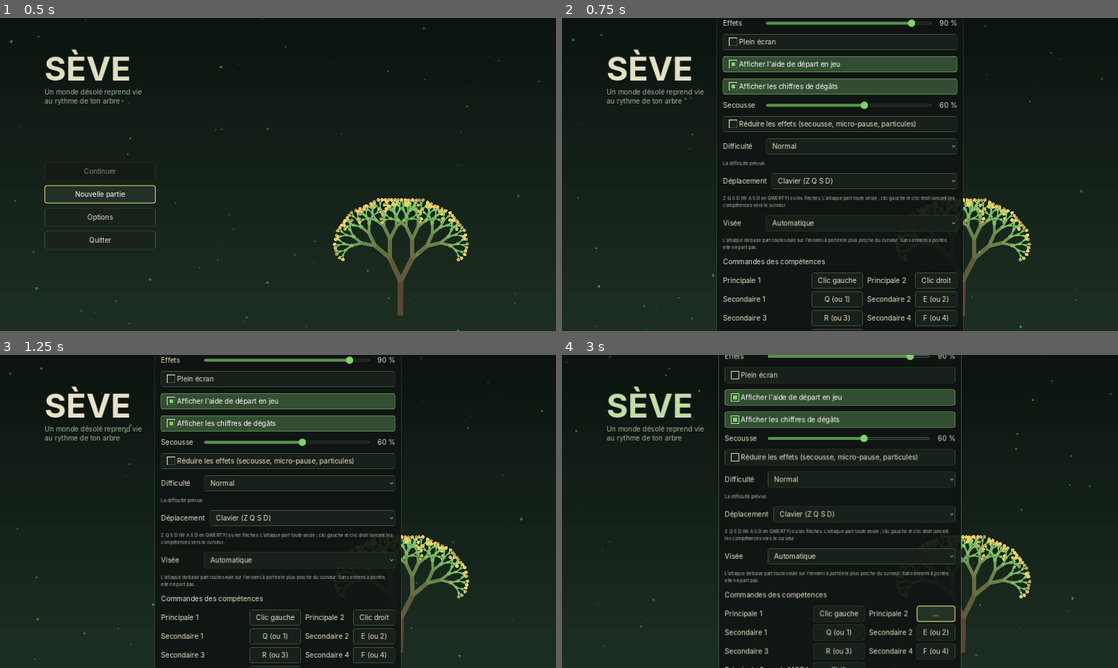
Above: before the commit, frames 1-4 (two rows, left to right).
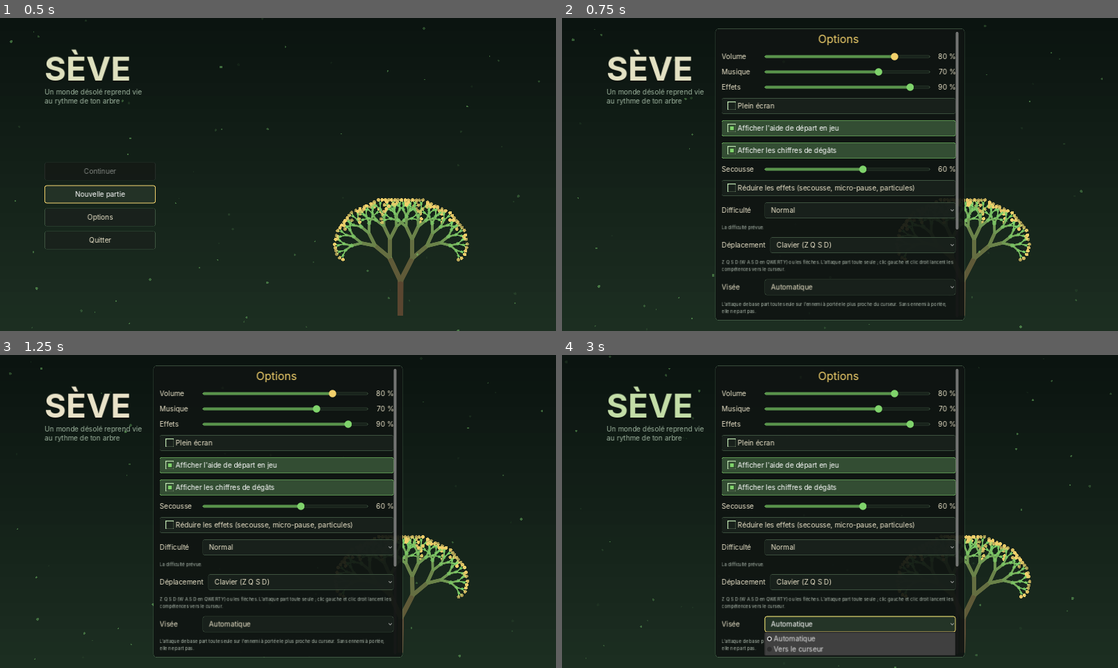
Above: after the commit, the same moments.

Repository: Dranto/Tree
Game: Godot game, scene res://scenes/title.tscn
The game is run twice, just before and just after one commit, with the same random seed, the same clock (stepped at 60 frames per second) and the same inputs.
Inputs (mouse positions are in pixels of both pictures, inside the frame that each line leads up to):
- Up to frame 1 (0.5 s): no input
- Up to frame 2 (0.75 s): click "Options" at 0.5 s
- Up to frame 3 (1.25 s): no input
- Up to frame 4 (3 s): click (840, 617) at 1.25 s, where only the run before the commit has a clickable "Clic gauche"; click (928, 614) at 2 s, where only the run before the commit has a clickable "Clic droit"; click (934, 617) at 2.75 s, where only the run before the commit has a clickable "Clic droit"

Frame 1 is identical in both runs. In frame 2, 16% of the frame differs, in the area x 27-73%, y 0-100%; in frame 3, 15%; in frame 4, 19%.

Commit message:
Attaque automatique : options qui défilent en 1280x720, libellés courts des clics dans la barre, références régénérées
Co-Authored-By: Claude Opus 5.5 <noreply@anthropic.com>
Claude-Session: https://claude.ai/code/session_01H7XDvzDuA1zMUsEMvWPn8i

Diff:
--- a/godot/scripts/hud.gd
+++ b/godot/scripts/hud.gd
@@ -246,9 +246,9 @@
 
 
 ## Commandes d'un emplacement : la liaison choisie dans les options et le chiffre
-## (« Clic gauche », « A · 1 »).
+## (« Clic G », « A · 1 »).
 func slot_keys_text(i: int) -> String:
-	var name := Settings.binding_name(i)
+	var name := Settings.binding_short(i)
 	var digit: int = Settings.SLOT_DIGITS[i]
 	if digit == KEY_NONE:
 		return name
--- a/godot/scripts/options_panel.gd
+++ b/godot/scripts/options_panel.gd
@@ -27,6 +27,10 @@
 var slot_buttons: Array = []
 var listening := -1
 var keys_hint: Label
+var _scroll: ScrollContainer
+var _col: VBoxContainer
+## Marge laissée au-dessus et au-dessous du panneau.
+const SCREEN_MARGIN := 40.0
 const MOBA_ROW := 6
 const SLOT_LABELS := ["Compétence principale 1", "Compétence principale 2", "Compétence secondaire 1", "Compétence secondaire 2", "Compétence secondaire 3", "Compétence secondaire 4"]
 
@@ -36,7 +40,15 @@
 	custom_minimum_size = Vector2(520, 0)
 	var col := VBoxContainer.new()
 	col.add_theme_constant_override("separation", 18)
-	add_child(col)
+	col.size_flags_horizontal = Control.SIZE_EXPAND_FILL
+	# Le panneau dépasse la hauteur de l'écran en 1280x720 : il défile (molette ou focus).
+	_scroll = ScrollContainer.new()
+	_scroll.horizontal_scroll_mode = ScrollContainer.SCROLL_MODE_DISABLED
+	_scroll.follow_focus = true
+	_scroll.add_child(col)
+	_col = col
+	add_child(_scroll)
+	get_viewport().size_changed.connect(_fit)
 
 	var title := Label.new()
 	title.text = "Options"
@@ -337,6 +349,22 @@
 	shake_label.text = "Aucune" if shake_slider.value <= 0.001 else "%d %%" % roundi(shake_slider.value * 100.0)
 
 
+## Hauteur du panneau : tout son contenu s'il tient à l'écran, sinon l'écran moins une marge.
+func _fit() -> void:
+	if _scroll == null or not is_inside_tree():
+		return
+	var h: float = get_viewport_rect().size.y - 2.0 * SCREEN_MARGIN
+	var want := _col.get_combined_minimum_size()
+	_scroll.custom_minimum_size = Vector2(want.x, minf(want.y, h))
+	reset_size()
+	# Toujours centré (ancres au centre) : offsets symétriques autour du centre.
+	var sz := get_combined_minimum_size()
+	offset_left = -sz.x / 2.0
+	offset_right = sz.x / 2.0
+	offset_top = -sz.y / 2.0
+	offset_bottom = sz.y / 2.0
+
+
 func open() -> void:
 	visible = true
 	listening = -1
@@ -353,6 +381,8 @@
 	_update_difficulty()
 	_update_move_mode()
 	_update_aim_mode()
+	_fit()
+	_scroll.scroll_vertical = 0
 	volume_slider.grab_focus()
 
 
--- a/godot/scripts/settings.gd
+++ b/godot/scripts/settings.gd
@@ -179,6 +179,19 @@
 	return code_name(effective_binding(i))
 
 
+## Nom court de la liaison de l'emplacement i, pour la barre (« Clic G », « A »).
+func binding_short(i: int) -> String:
+	var code := effective_binding(i)
+	if code < 0:
+		match -code:
+			MOUSE_BUTTON_LEFT: return "Clic G"
+			MOUSE_BUTTON_RIGHT: return "Clic D"
+			MOUSE_BUTTON_MIDDLE: return "Clic M"
+			MOUSE_BUTTON_XBUTTON1: return "B4"
+			MOUSE_BUTTON_XBUTTON2: return "B5"
+	return code_name(code)
+
+
 ## Nom affiché d'une liaison : bouton de souris, ou touche selon la disposition du clavier.
 func code_name(code: int) -> String:
 	if code < 0:
Binary file changed: godot/tests/visual/reference/arbre_progression.png
Binary file changed: godot/tests/visual/reference/arene_ouverte.png
Binary file changed: godot/tests/visual/reference/boss_fouets.png
Binary file changed: godot/tests/visual/reference/boss_fouets_frappe.png
Binary file changed: godot/tests/visual/reference/boss_invocation.png
Binary file changed: godot/tests/visual/reference/boss_mort.png
Binary file changed: godot/tests/visual/reference/boss_phase3.png
Binary file changed: godot/tests/visual/reference/boss_racines.png
Binary file changed: godot/tests/visual/reference/boss_vaincu.png
Binary file changed: godot/tests/visual/reference/boss_volee.png
Binary file changed: godot/tests/visual/reference/carte_1280x720.png
Binary file changed: godot/tests/visual/reference/carte_1920x1080.png
(and 42 more such lines)
